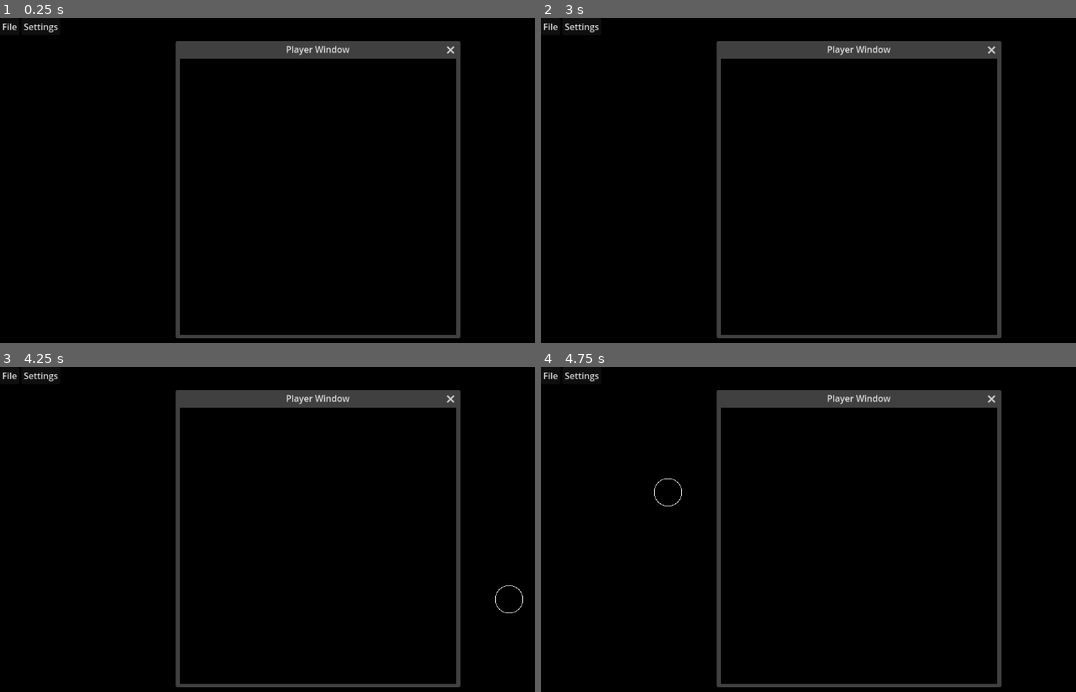
Above: before the commit, frames 1-4 (two rows, left to right).
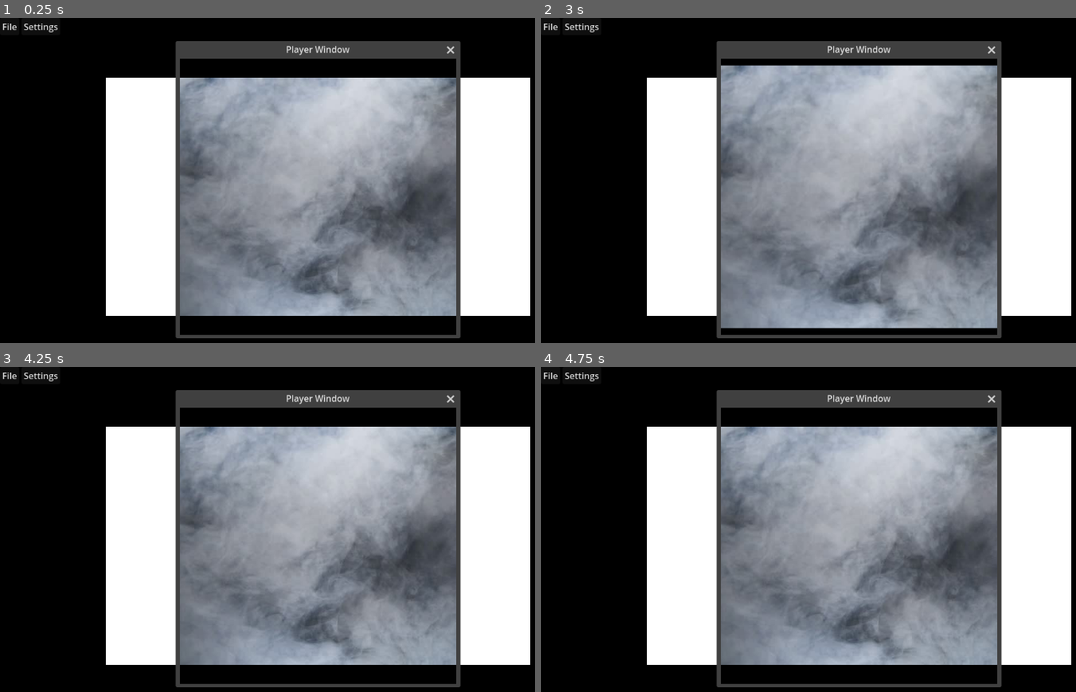
Above: after the commit, the same moments.

Repository: degus-jr/minifog
Game: Godot game, scene res://root.tscn
The game is run twice, just before and just after one commit, with the same random seed, the same clock (stepped at 60 frames per second) and the same inputs.
Inputs (mouse positions are in pixels of both pictures, inside the frame that each line leads up to):
- Up to frame 1 (0.25 s): no input
- Up to frame 2 (3 s): tap Enter at 0.5, 2 s; move the mouse to (1001, 180) at 0.52 s; hold Shift (mod) 0.53-1.28 s; click (1001, 180) at 0.67 s; tap Z at 0.8, 1.35, 2.3 s; tap Space at 1.25, 2.75 s; move the mouse to (733, 216) at 1.27 s; click (733, 216) at 1.42 s; tap Shift (mod) at 1.55 s; move the mouse to (920, 118) at 2.02 s; hold Shift (mod) 2.03-2.78 s; click (920, 118) at 2.17 s; move the mouse to (829, 268) at 2.77 s; tap Mouse wheel up (zoom_in) at 2.85 s; click (829, 268) at 2.92 s
- Up to frame 3 (4.25 s): tap Shift (mod) at 3.05 s; tap Enter at 3.5 s; move the mouse to (508, 601) at 3.52 s; hold Mouse wheel down (zoom_out) from 3.53 s (still down); click (508, 601) at 3.67 s; tap Z at 3.8 s
- Up to frame 4 (4.75 s): tap Space at 4.25 s; move the mouse to (669, 493) at 4.27 s; release Mouse wheel down (zoom_out) at 4.28 s; tap Z at 4.35 s; click (669, 493) at 4.42 s; tap Shift (mod) at 4.55 s

The runs differ from the first frame. In frame 1, 57% of the frame differs, in the area x 19-100%, y 18-92%; in frame 2, 61%, in the area x 19-100%, y 14-96%; in frame 3, 57%; in frame 4, 57%.
Error in both runs: Cannot call method 'blend_rect' on a null value. (res://root.gd:90)

Commit message:
Try to do it with shaders

Diff:
--- /dev/null
+++ b/fog.gdshader
@@ -0,0 +1,30 @@
+shader_type canvas_item;
+
+uniform sampler2D SCREEN_TEXTURE : hint_screen_texture, filter_linear_mipmap;
+
+uniform sampler2D mask_texture : hint_default_white;
+
+void vertex() {
+	// Called for every vertex the material is visible on.
+}
+
+void fragment() {
+	// Called for every pixel the material is visible on.
+	// vec4 screen_color = texture(SCREEN_TEXTURE, SCREEN_UV);
+	// vec4 input_color = texture(TEXTURE, UV);
+	// vec4 mask = texture(mask_texture, SCREEN_UV);
+
+	vec4 color_a = texture(SCREEN_TEXTURE, FRAGCOORD.xy / SCREEN_PIXEL_SIZE.xy);
+	vec4 color_b = texture(TEXTURE, FRAGCOORD.xy / SCREEN_PIXEL_SIZE.xy);
+	vec4 mask = texture(mask_texture, FRAGCOORD.xy / SCREEN_PIXEL_SIZE.xy);
+
+	vec4 blended_color = mix(color_a, color_b, mask.r);
+
+	COLOR = mask;
+
+}
+
+//void light() {
+	// Called for every pixel for every light affecting the CanvasItem.
+	// Uncomment to replace the default light processing function with this one.
+//}
--- a/root.gd
+++ b/root.gd
@@ -56,7 +56,7 @@
 	get_window().title = "DM Window"
 	file_menu.connect('id_pressed', _on_file_id_pressed)
 	settings_menu.connect('id_pressed', _on_settings_id_pressed)
-	file_dialog.add_filter("*.png, *.jpg, *.jpeg, *.map", "Images/.map files")
+	file_dialog.add_filter("*.png, *.jpg, *.jpeg, *.map", "Images / .map files")
 	save_dialog.add_filter("*.map", ".map files")
 	update_brushes()
 
@@ -91,7 +91,9 @@
 		dm_fog_texture.update(dm_fog_image)
 
 		player_fog_image.blend_rect(light_brush, blend_rect, pos - offset)
-		player_fog_texture.update(player_fog_image)
+		player_fog_texture.update(dm_fog_image)
+
+		dm_fog.material.set_shader_parameter('mask_texture', player_fog_texture)
 
 	if erase:
 		dm_fog_image.blend_rect(gray_brush, blend_rect, pos - offset)
@@ -218,17 +220,21 @@
 		map_image_height = map_image.get_size()[1]
 
 
+		# dm_fog_image = Image.new()
 		dm_fog_image = Image.create(map_image_width * fog_scaling, map_image_height * fog_scaling, false, Image.FORMAT_RGBAH)
-		dm_fog_image.fill(Color(0.5, 0.5, 0.5, 1))
+		dm_fog_image.fill(Color.RED)
+		dm_fog_image.resize(map_image_width, map_image_height)
+
 
 		player_fog_image = Image.create(map_image_width * fog_scaling, map_image_height * fog_scaling, false, Image.FORMAT_RGBAH)
 		player_fog_image.fill(Color(0, 0, 0, 1))
 
 	dm_fog_texture = ImageTexture.create_from_image(dm_fog_image)
-	dm_fog.texture = dm_fog_texture
+	dm_fog.scale = Vector2.ONE * 2
 
 	player_fog_texture = ImageTexture.create_from_image(player_fog_image)
 	player_fog.texture = player_fog_texture
+	dm_fog.material.set_shader_parameter('mask_texture', dm_fog_texture)
 
 
 	var image_texture = ImageTexture.new()
--- a/root.tscn
+++ b/root.tscn
@@ -1,10 +1,15 @@
-[gd_scene load_steps=4 format=3 uid="uid://ct4l808ib7i8p"]
+[gd_scene load_steps=7 format=3 uid="uid://ct4l808ib7i8p"]
 
 [ext_resource type="Script" path="res://root.gd" id="1_pfv6b"]
 [ext_resource type="Script" path="res://PannedCamera.gd" id="2_jkg75"]
+[ext_resource type="Texture2D" uid="uid://4swwiwt0bldi" path="res://fog.jpg" id="3_hjclt"]
+[ext_resource type="Shader" path="res://fog.gdshader" id="3_tevjh"]
 
 [sub_resource type="CanvasItemMaterial" id="CanvasItemMaterial_w8ox7"]
-blend_mode = 3
+blend_mode = 4
+
+[sub_resource type="ShaderMaterial" id="ShaderMaterial_0vtfc"]
+shader = ExtResource("3_tevjh")
 
 [node name="Root" type="Control"]
 z_index = 3
@@ -67,9 +72,11 @@
 
 [node name="Fog" type="Sprite2D" parent="PlayerWindow"]
 material = SubResource("CanvasItemMaterial_w8ox7")
+texture = ExtResource("3_hjclt")
 
 [node name="Fog" type="Sprite2D" parent="."]
-material = SubResource("CanvasItemMaterial_w8ox7")
+material = SubResource("ShaderMaterial_0vtfc")
+texture = ExtResource("3_hjclt")
 
 [node name="FileDialog2" type="FileDialog" parent="."]
 dialog_hide_on_ok = true
Binary file added: fog.jpg
Not shown, added: fog.jpg.import
